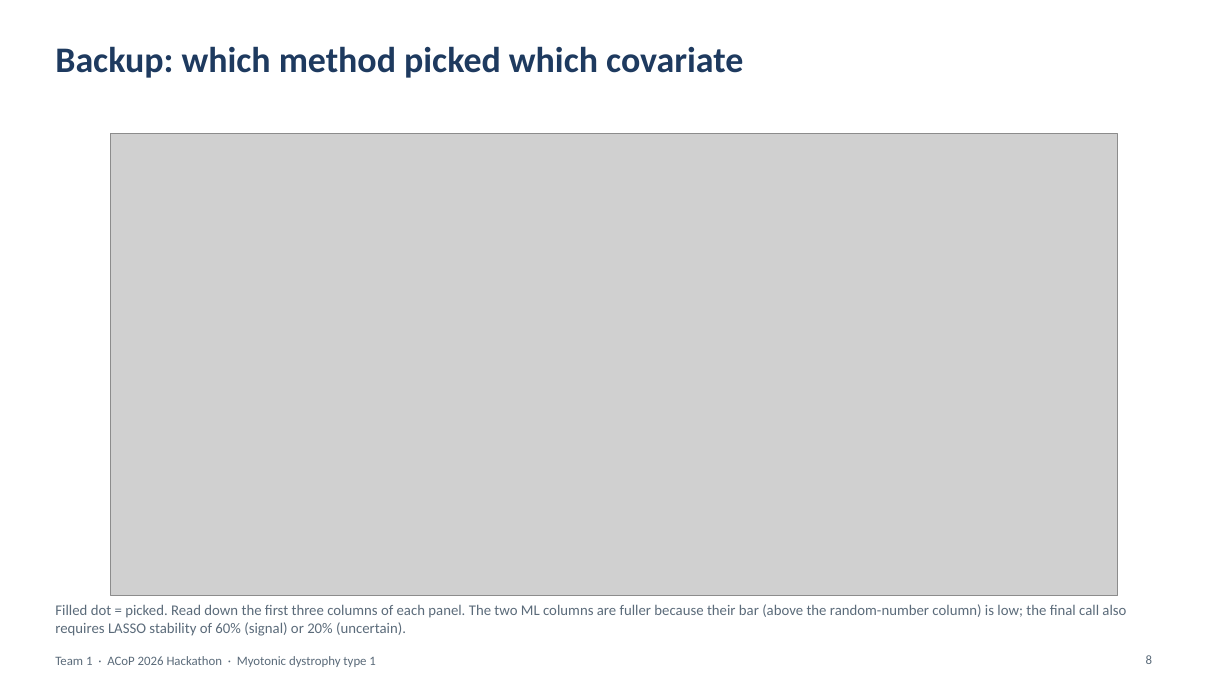
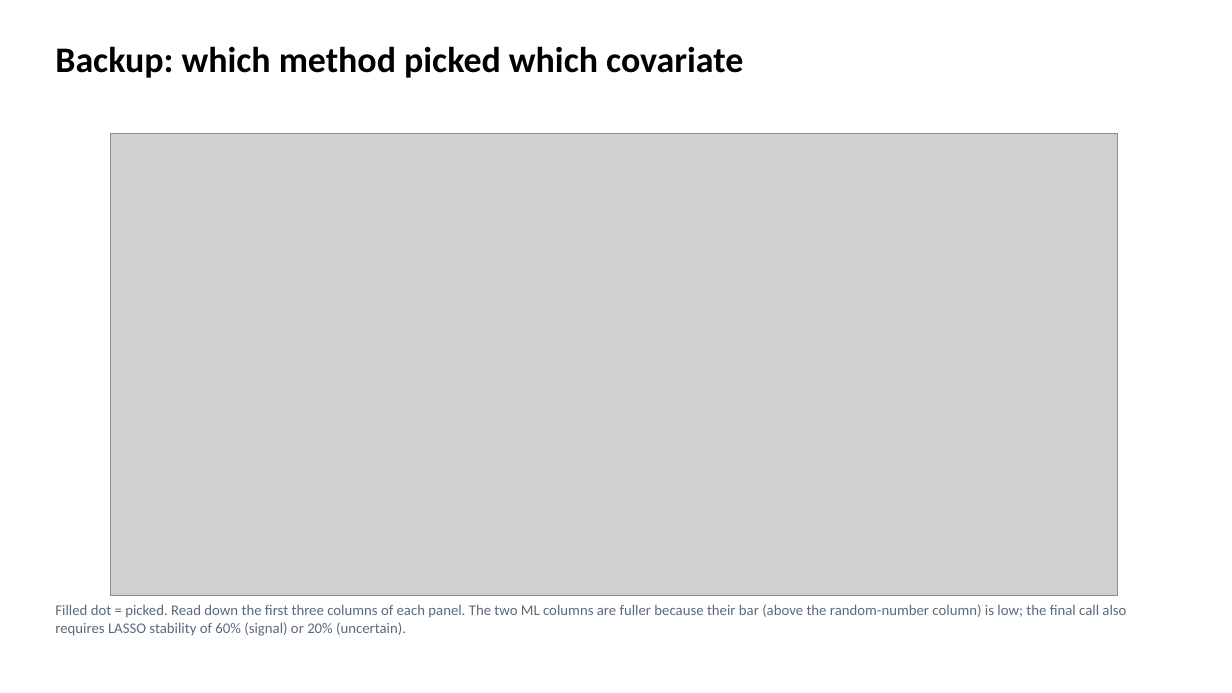
Before and after one commit to euibeom135-cell/acop2026-hackathon-team1, a slide deck: slide 8 of slides/Team1_DM1_slides.pptx. Drawn at 1232x693 pixels with LibreOffice and Linux fonts; fonts in the diff are those of the drawing; grey boxes stand for pictures. Boxes give left, top, right and bottom in pixels: in the first picture for what was removed or moved away, otherwise in the second. Text is boxed around its words. In the diff, an @@ line names an element or a change of style, - is before the commit and + after.

```diff
--- a/slides/Team1_DM1_slides.pptx
+++ b/slides/Team1_DM1_slides.pptx
@@ title "Backup: which method picked which ..." at box(55, 46, 743, 78): text colour #1E3A5F to #000000 @@
@@ text removed at box(55, 656, 375, 667) @@
-Team 1 · ACoP 2026 Hackathon · Myotonic dystrophy type 1
@@ page number removed at box(1146, 655, 1152, 664) @@
-8
```
Also in this commit, not shown: 9 other slides changed.
